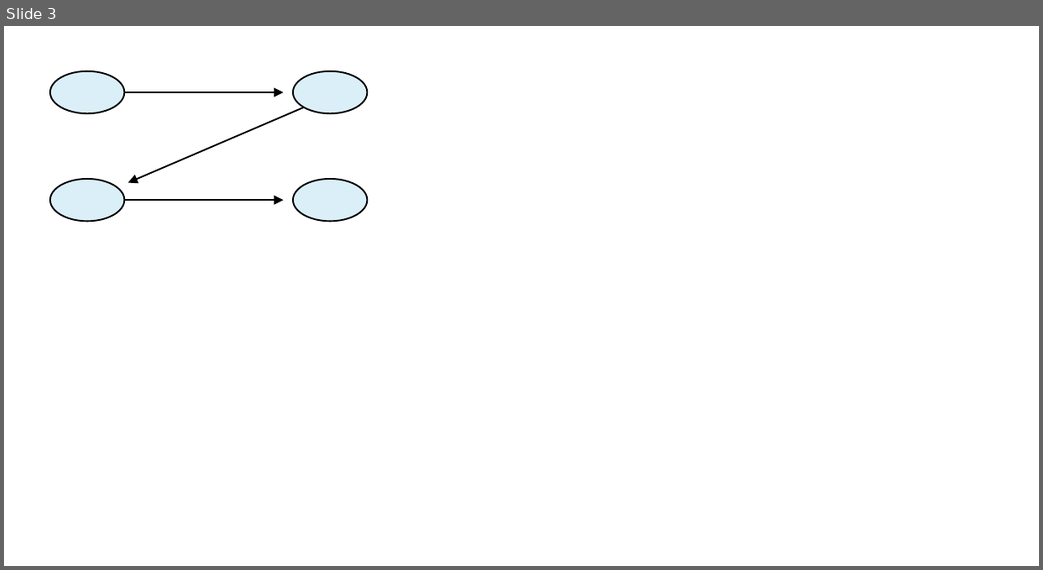
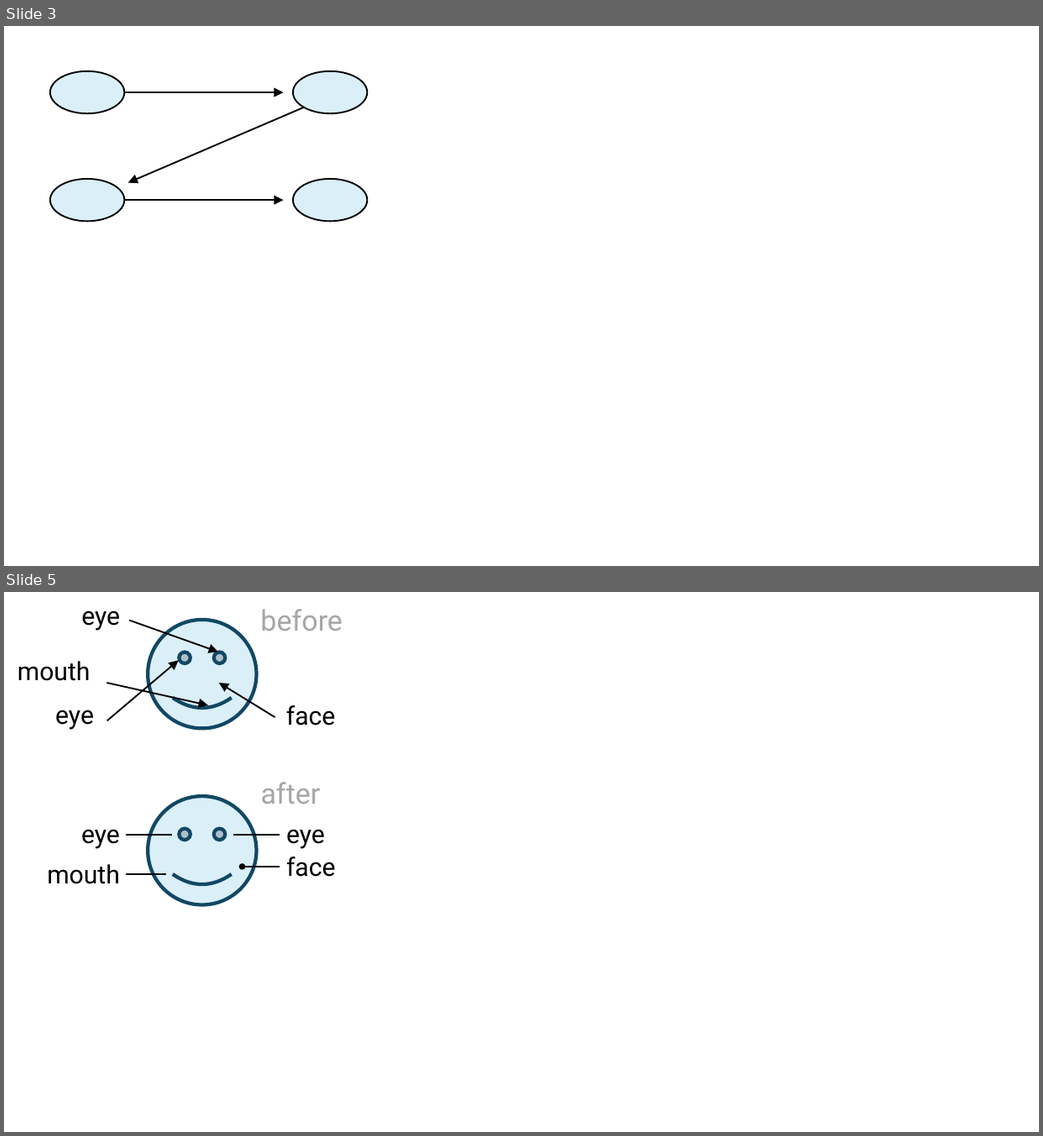
Before and after one commit to UBA-PSI/psi-thesis-guide, a slide deck: degree-thesis/en/Examples/diagram.pptx. Shown one above the other, each under a label of ours: slide 3 before the commit, slides 3 and 5 after it; the slides between them are not shown. The pictures are 1043x570 and 1043x1136 pixels, drawn with LibreOffice and Linux fonts; fonts in the diff are those of the drawing. Boxes give left, top, right and bottom in pixels: in the first picture for what was removed or moved away, otherwise in the second. Text is boxed around its words. In the diff, an @@ line names an element or a change of style, - is before the commit and + after.

```diff
--- a/degree-thesis/en/Examples/diagram.pptx
+++ b/degree-thesis/en/Examples/diagram.pptx
@@ slide 5 added at [4, 592, 1039, 1132], background #FFFFFF @@
@@ text added at [81, 610, 120, 631], 16 pt, text #000000 @@
+eye
@@ text added at [260, 609, 343, 631], 18 pt, text #A6A6A6 @@
+before
@@ arrow added from (130, 621) to (217, 652), #000000 1 pt @@
@@ smiley face added at [148, 620, 257, 728], fill #DBEFF9, outline #114864 2.25 pt @@
@@ text added at [17, 661, 91, 681], 16 pt, text #000000 @@
+mouth
@@ arrow added from (106, 721) to (179, 661), #000000 1 pt @@
@@ arrow added from (106, 682) to (208, 705), #000000 1 pt @@
@@ arrow added from (274, 718) to (219, 682), #000000 1 pt @@
@@ text added at [55, 710, 94, 730], 16 pt, text #000000 @@
+eye
@@ text added at [286, 705, 336, 726], 16 pt, text #000000 @@
+face
@@ text added at [261, 782, 321, 804], 18 pt, text #A6A6A6 @@
+after
@@ smiley face added at [148, 796, 257, 905], fill #DBEFF9, outline #114864 2.25 pt @@
@@ text added at [81, 829, 120, 849], 16 pt, text #000000 @@
+eye
@@ line added from (172, 836) to (127, 836), #000000 1 pt @@
@@ line added from (280, 836) to (233, 836), #000000 1 pt @@
@@ text added at [286, 829, 325, 849], 16 pt, text #000000 @@
+eye
@@ text added at [47, 864, 120, 884], 16 pt, text #000000 @@
+mouth
@@ arrow added from (280, 866) to (242, 866), #000000 1 pt @@
@@ text added at [286, 857, 336, 877], 16 pt, text #000000 @@
+face
@@ line added from (166, 874) to (127, 874), #000000 1 pt @@
```
Also in this commit, not shown: 1 other slide added, 6 other files.
